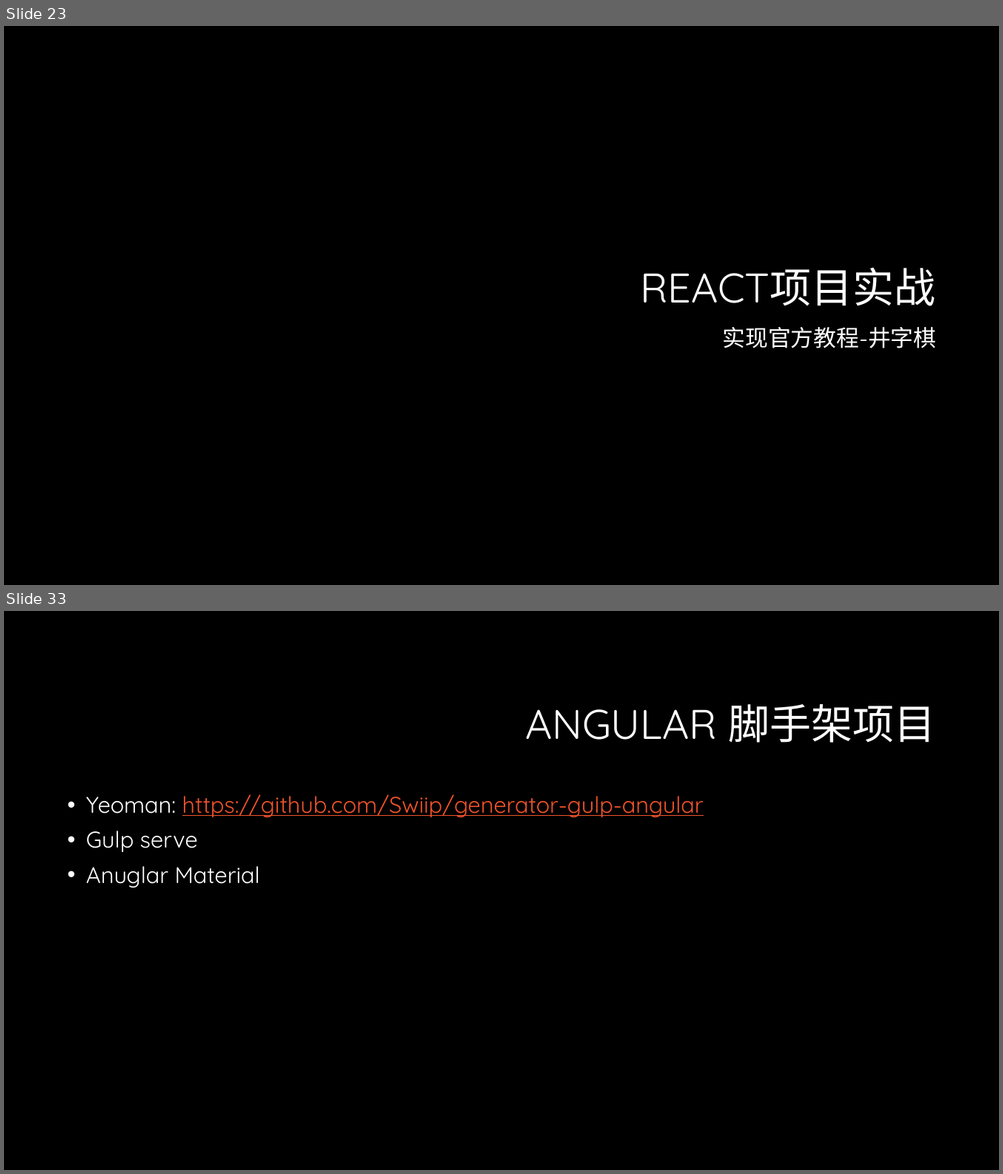
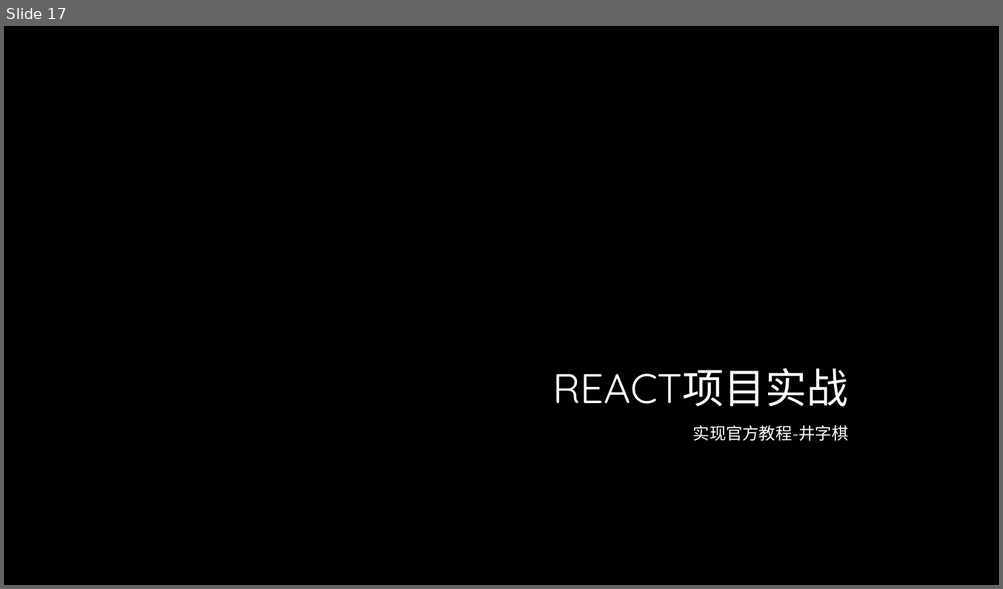
Before and after one commit to lee813/ECVFrontend, a slide deck: 前端课程.pptx. Shown one above the other, each under a label of ours: slides 23 and 33 before the commit, slide 17 after it; the slides between them are not shown. The pictures are 1003x1174 and 1003x589 pixels, drawn with LibreOffice and Linux fonts; fonts in the diff are those of the drawing; background and template pictures are left out. Boxes give left, top, right and bottom in pixels: in the first picture for what was removed or moved away, otherwise in the second. Text is boxed around its words. In the diff, an @@ line names an element or a change of style, - is before the commit and + after.

```diff
--- a/前端课程.pptx
+++ b/前端课程.pptx
@@ slide 33 removed at bbox=[4, 611, 999, 1170], background #000000 @@
@@ title removed at bbox=[525, 704, 936, 743] @@
-ANGULAR 脚手架项目
@@ text removed at bbox=[86, 795, 703, 888] @@
-• Yeoman: https://github.com/Swiip/generator-gulp-angular
-• Gulp serve
-• Anuglar Material
@@ what was slide 23 is now slide 17 @@
@@ slide 17 changed as well @@
@@ title "REACT项目实战": place and size @@
-title "REACT项目实战" at bbox=[640, 267, 935, 306]
+title "REACT项目实战" at bbox=[552, 368, 848, 407]
@@ title "REACT项目实战" at bbox=[552, 368, 848, 407]: text colour #FFFFFF to gradient #FFFFFF to #A6A6A6; line spacing 0.9 to 1 @@
@@ text "实现官方教程-井字棋": place and size @@
-text "实现官方教程-井字棋" at bbox=[723, 327, 936, 349]
+text "实现官方教程-井字棋" at bbox=[693, 426, 848, 441]
@@ text "实现官方教程-井字棋" at bbox=[693, 426, 848, 441]: size 22 to 20 pt, text colour #FFFFFF to gradient #FFFFFF to #BFBFBF, small capitals on; line spacing 0.9 to 1 @@
```
Also in this commit, not shown: 13 other slides changed, 1 slide added, 30 other slides removed, 1 other file.
